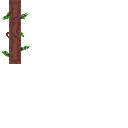
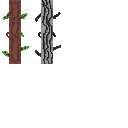
Revision of a layered 128x128 image; what changed, layer by layer:
added layer "LaboDoor" above "ForestDoor" over (35, 0, 61, 64)
